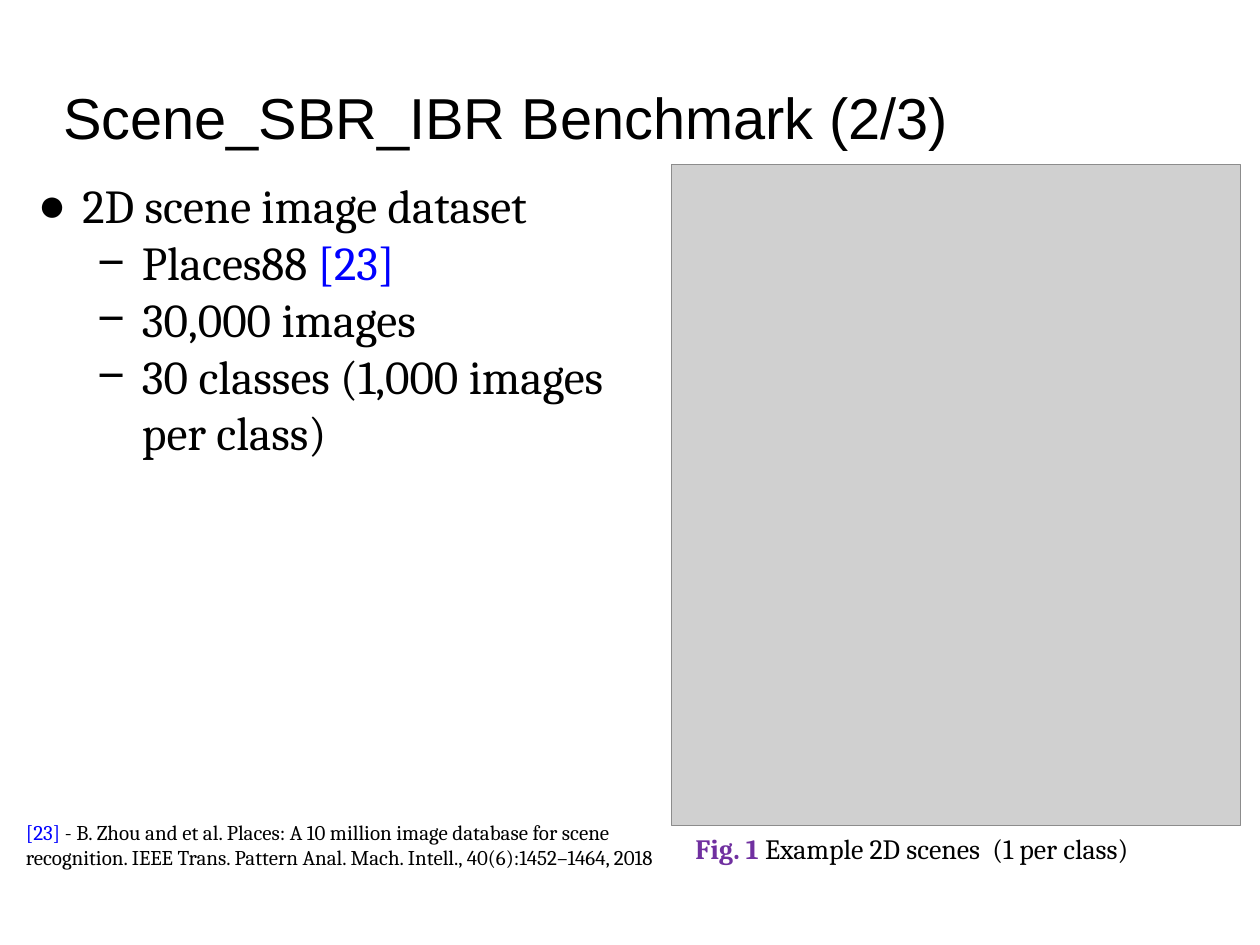
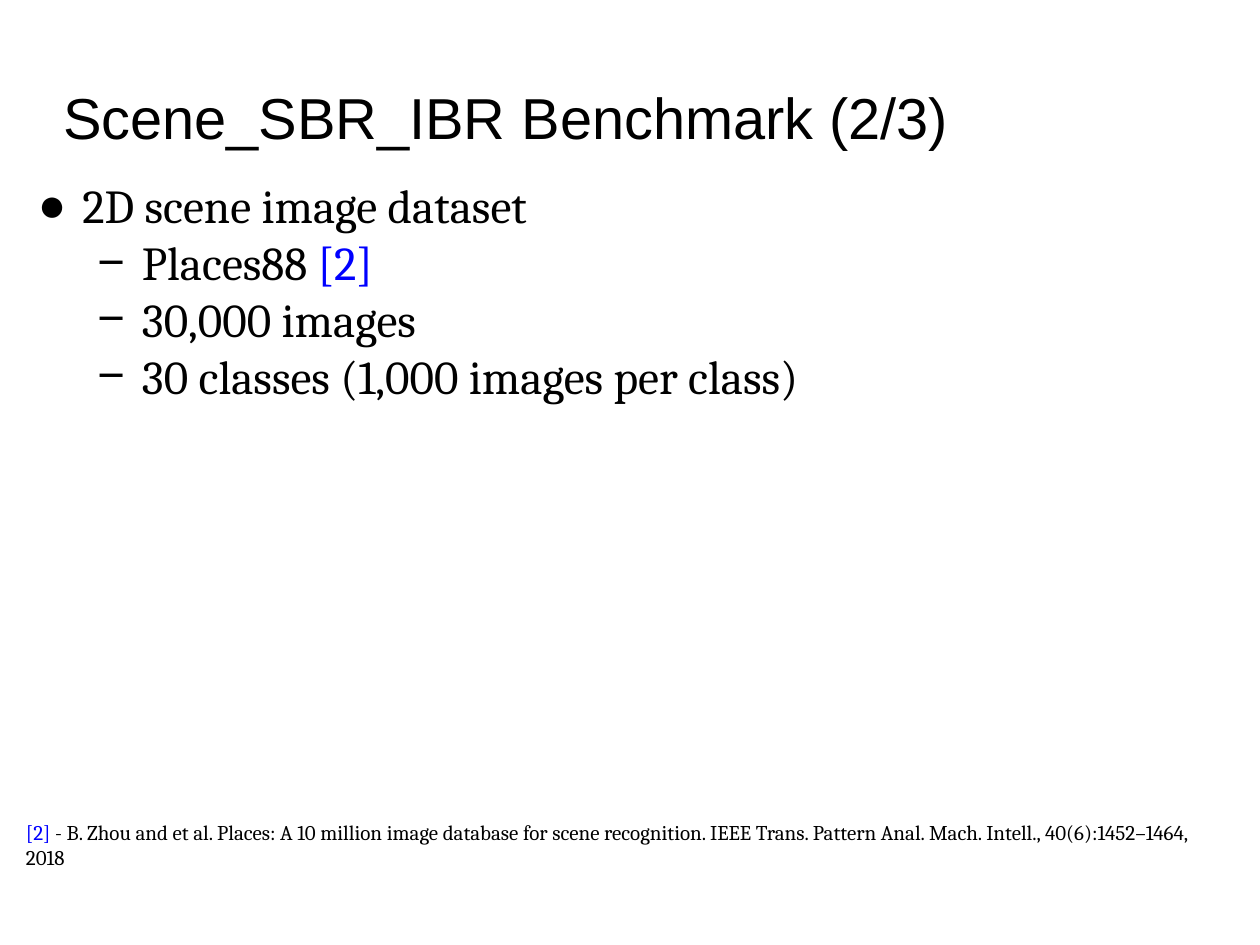
Before and after one commit to Hammania689/shrec_2019, a slide deck: slide 12 of mipr_slides/MIPR.pptx (slide 5 before the commit). Drawn at 1260x945 pixels with LibreOffice and Linux fonts; fonts in the diff are those of the drawing; grey boxes stand for pictures. Boxes give left, top, right and bottom in pixels: in the first picture for what was removed or moved away, otherwise in the second. Text is boxed around its words. In the diff, an @@ line names an element or a change of style, - is before the commit and + after.

```diff
--- a/mipr_slides/MIPR.pptx
+++ b/mipr_slides/MIPR.pptx
@@ picture removed at <box>672,165,1241,825</box> @@
@@ text at <box>142,246,373,287</box>: text changed @@
-  − Places88 [23]
+  − Places88 [2]
@@ text at <box>26,825,1188,865</box>: text changed @@
-[23] - B. Zhou and et al. Places: A 10 million image database for scene recognition. IEEE Trans. Pattern Anal. Mach. Intell., 40(6):1452–1464, 2018
+[2] - B. Zhou and et al. Places: A 10 million image database for scene recognition. IEEE Trans. Pattern Anal. Mach. Intell., 40(6):1452–1464, 2018
@@ text removed at <box>695,839,1128,865</box> @@
-Fig. 1 Example 2D scenes (1 per class)
```
Also in this commit, not shown: 11 other slides changed, 13 slides added, 2 other files.
